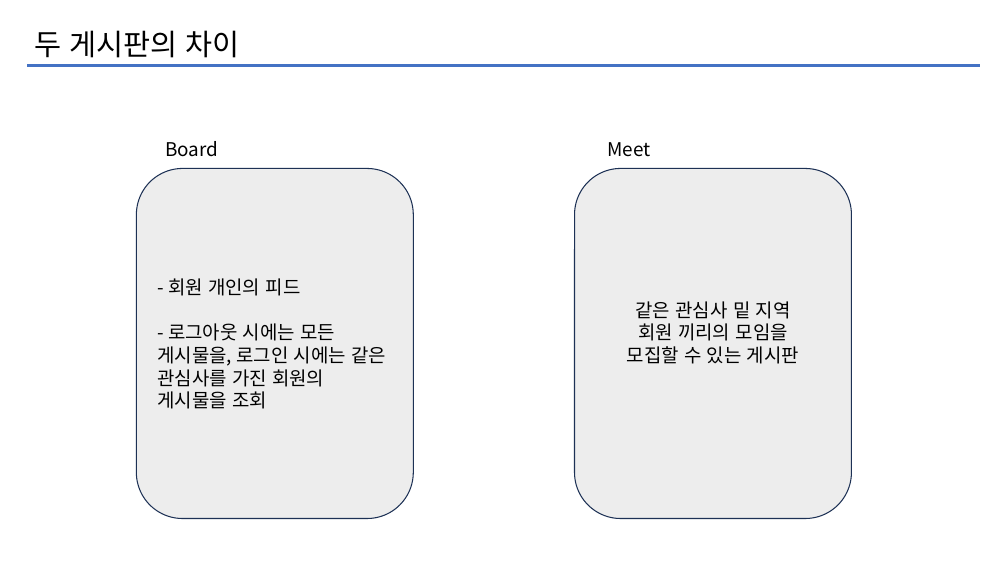
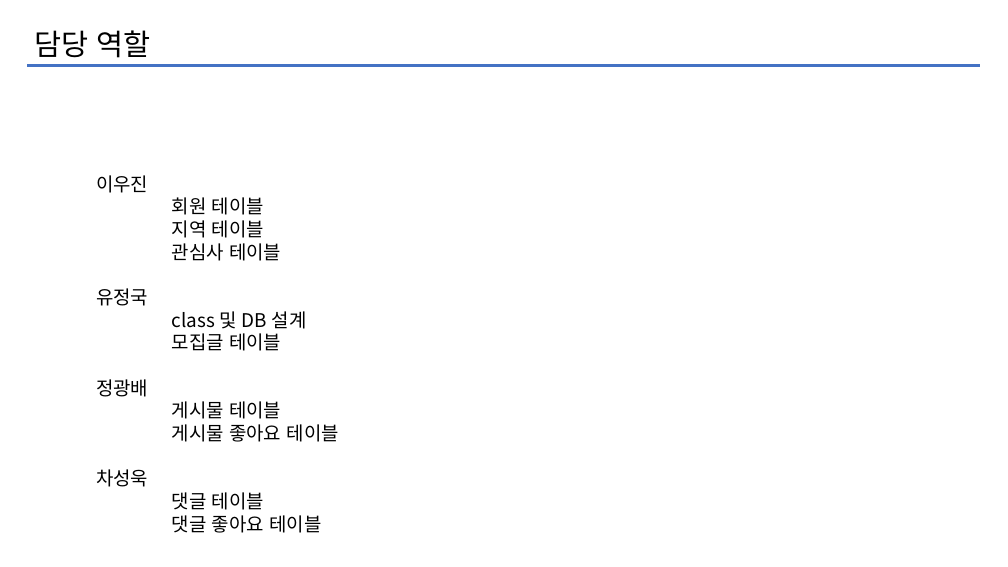
Before and after one commit to iuj09/InterestBook, a slide deck: slide 2 of KOSTAmini1/dogi.pptx. Drawn at 1008x567 pixels with LibreOffice and Linux fonts; fonts in the diff are those of the drawing. Boxes give left, top, right and bottom in pixels: in the first picture for what was removed or moved away, otherwise in the second. Text is boxed around its words. In the diff, an @@ line names an element or a change of style, - is before the commit and + after.

```diff
--- a/KOSTAmini1/dogi.pptx
+++ b/KOSTAmini1/dogi.pptx
@@ text at [34,30,151,58]: text changed @@
-두 게시판의 차이
+담당 역할
@@ text removed at [165,141,218,157] @@
-Board
@@ text removed at [607,142,650,157] @@
-Meet
@@ text added at [96,175,339,533], 18 pt, text #000000 @@
+이우진
+회원 테이블
+지역 테이블
+관심사 테이블
+유정국
+class 및 DB 설계
+모집글 테이블
+정광배
+게시물 테이블
+게시물 좋아요 테이블
+차성욱
+댓글 테이블
+댓글 좋아요 테이블
@@ rounded rectangle removed at [136,169,413,519] @@
-- 회원 개인의 피드
-- 로그아웃 시에는 모든
-게시물을, 로그인 시에는 같은 관심사를 가진 회원의
-게시물을 조회
@@ rounded rectangle removed at [575,169,851,519] @@
-같은 관심사 밑 지역
-회원 끼리의 모임을
-모집할 수 있는 게시판
```
Also in this commit, not shown: 1 other slide changed, 2 other files.
